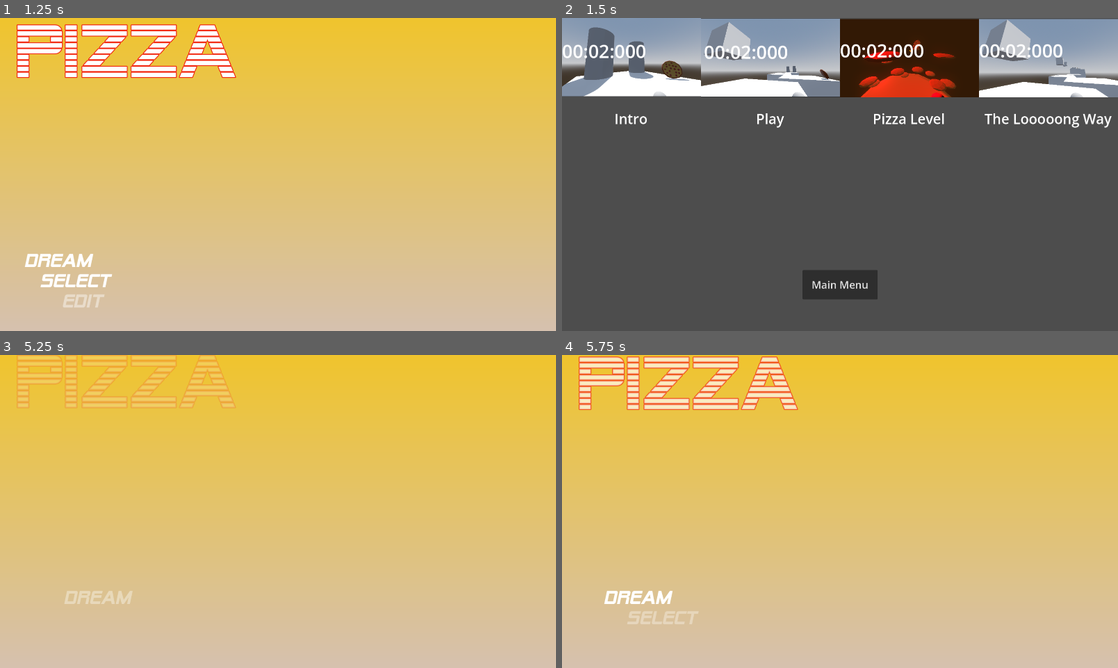
Above: before the commit, frames 1-4 (two rows, left to right).
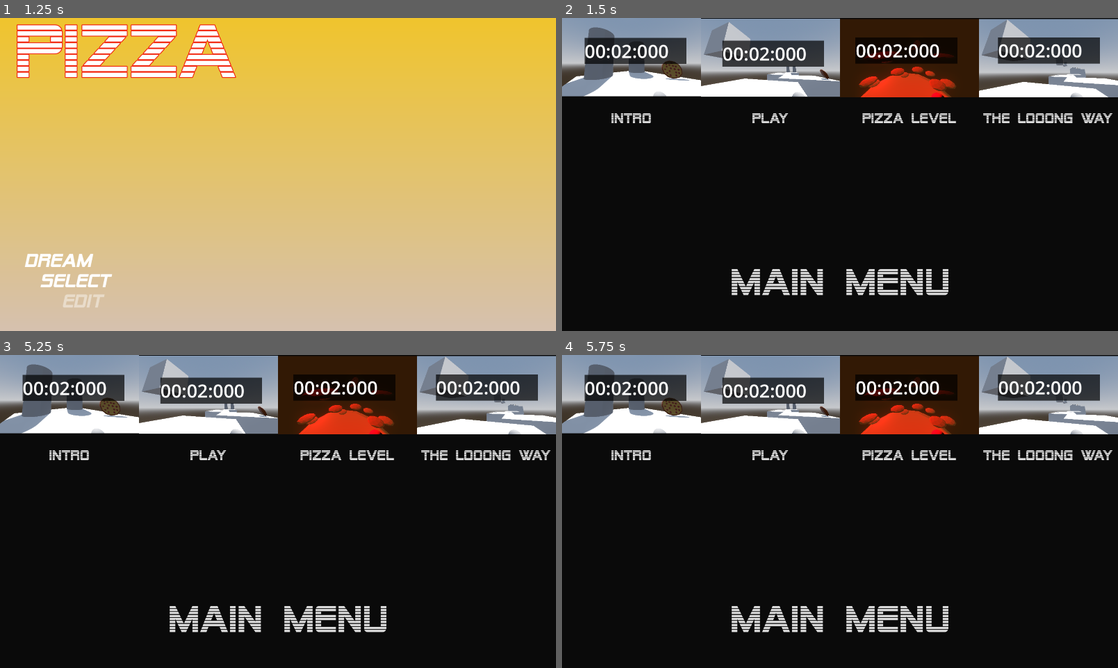
Above: after the commit, the same moments.

Repository: MattCharles/Dreams
Game: Godot game, scene res://Scenes/menu.tscn
Same seed, same stepped clock (60 frames per second), same inputs: the game is played once before the commit and once after it. Sound files missing from this copy of the repository are replaced by a short silence.
Inputs (mouse positions are in pixels of both pictures, inside the frame that each line leads up to):
- Up to frame 1 (1.25 s): move the mouse to (400, 158) at 0.52 s; press the mouse at (400, 158) at 0.53 s; hold D (right) from 0.53 s (still down); tap Space (jump) at 0.77 s
- Up to frame 2 (1.5 s): release D (right) at 1.25 s; release the mouse at (962, 158) at 1.25 s; click "Select" at 1.25 s
- Up to frame 3 (5.25 s): click (66, 392) at 2 s; click (211, 395) at 2.75 s; click (344, 395) at 3.5 s; click (489, 395) at 4.25 s; click "Main Menu" at 5 s
- Up to frame 4 (5.75 s): no input

Frame 1 is identical in both runs. In frame 2, 81% of the frame differs, in the area x 0-100%, y 0-100%; in frame 3, 100%; in frame 4, 100%.

Commit message:
Gave the menu a little more zhuzh

Diff:
--- a/Scenes/LevelSelect.tscn
+++ b/Scenes/LevelSelect.tscn
@@ -7,6 +7,7 @@
 [ext_resource type="PackedScene" uid="uid://wadcbm6iue3p" path="res://Scenes/speedrun_timer.tscn" id="4_mybxu"]
 [ext_resource type="Texture2D" uid="uid://dpowyl24slmx" path="res://Assets/2d/level_previews/matt.png" id="5_7xt6d"]
 [ext_resource type="Texture2D" uid="uid://bwmch2oym1r72" path="res://Assets/2d/level_previews/the_long_way.png" id="7_fkvst"]
+[ext_resource type="FontFile" uid="uid://cwy1n1rvwjg5r" path="res://Fonts/AlienEncounters/SFAlienEncounters.ttf" id="8_ncmuh"]
 
 [sub_resource type="LabelSettings" id="LabelSettings_4idcl"]
 font_size = 48
@@ -60,6 +61,8 @@
 offset_right = 477.0
 offset_bottom = -148.5
 grow_vertical = 2
+theme_override_fonts/font = ExtResource("8_ncmuh")
+theme_override_font_sizes/font_size = 28
 text = "Intro"
 label_settings = SubResource("LabelSettings_4idcl")
 horizontal_alignment = 1
@@ -67,9 +70,21 @@
 
 [node name="SpeedrunTimer" parent="HBoxContainer/Level1" instance=ExtResource("4_mybxu")]
 layout_mode = 1
+offset_left = 78.0
 offset_top = 69.0
+offset_right = 343.4
 offset_bottom = 71.52
 
+[node name="ColorRect" type="ColorRect" parent="HBoxContainer/Level1/SpeedrunTimer"]
+show_behind_parent = true
+layout_mode = 1
+anchors_preset = 15
+anchor_right = 1.0
+anchor_bottom = 1.0
+grow_horizontal = 2
+grow_vertical = 2
+color = Color(0, 0, 0, 0.698039)
+
 [node name="Level2" type="Control" parent="HBoxContainer"]
 layout_mode = 2
 size_flags_horizontal = 3
@@ -96,6 +111,8 @@
 offset_right = 477.0
 offset_bottom = -148.5
 grow_vertical = 2
+theme_override_fonts/font = ExtResource("8_ncmuh")
+theme_override_font_sizes/font_size = 28
 text = "Play"
 label_settings = SubResource("LabelSettings_4idcl")
 horizontal_alignment = 1
@@ -103,10 +120,20 @@
 
 [node name="SpeedrunTimer" parent="HBoxContainer/Level2" instance=ExtResource("4_mybxu")]
 layout_mode = 1
-offset_left = 10.0
-offset_top = 72.0
-offset_right = 275.4
-offset_bottom = 74.52
+offset_left = 74.0
+offset_top = 78.0
+offset_right = 339.4
+offset_bottom = 80.52
+
+[node name="ColorRect2" type="ColorRect" parent="HBoxContainer/Level2/SpeedrunTimer"]
+show_behind_parent = true
+layout_mode = 1
+anchors_preset = 15
+anchor_right = 1.0
+anchor_bottom = 1.0
+grow_horizontal = 2
+grow_vertical = 2
+color = Color(0, 0, 0, 0.698039)
 
 [node name="Level3" type="Control" parent="HBoxContainer"]
 layout_mode = 2
@@ -134,6 +161,8 @@
 offset_right = 477.0
 offset_bottom = -148.5
 grow_vertical = 2
+theme_override_fonts/font = ExtResource("8_ncmuh")
+theme_override_font_sizes/font_size = 28
 text = "Pizza Level
 "
 label_settings = SubResource("LabelSettings_4idcl")
@@ -142,9 +171,21 @@
 
 [node name="SpeedrunTimer" parent="HBoxContainer/Level3" instance=ExtResource("4_mybxu")]
 layout_mode = 1
+offset_left = 54.0
 offset_top = 67.0
+offset_right = 319.4
 offset_bottom = 69.52
 
+[node name="ColorRect3" type="ColorRect" parent="HBoxContainer/Level3/SpeedrunTimer"]
+show_behind_parent = true
+layout_mode = 1
+anchors_preset = 15
+anchor_right = 1.0
+anchor_bottom = 1.0
+grow_horizontal = 2
+grow_vertical = 2
+color = Color(0, 0, 0, 0.698039)
+
 [node name="Level4" type="Control" parent="HBoxContainer"]
 layout_mode = 2
 size_flags_horizontal = 3
@@ -171,7 +212,9 @@
 offset_right = 477.0
 offset_bottom = -148.5
 grow_vertical = 2
-text = "The Looooong Way
+theme_override_fonts/font = ExtResource("8_ncmuh")
+theme_override_font_sizes/font_size = 28
+text = "The Looong Way
 "
 label_settings = SubResource("LabelSettings_4idcl")
 horizontal_alignment = 1
@@ -179,8 +222,20 @@
 
 [node name="SpeedrunTimer" parent="HBoxContainer/Level4" instance=ExtResource("4_mybxu")]
 layout_mode = 1
+offset_left = 66.0
 offset_top = 67.0
+offset_right = 331.4
 offset_bottom = 69.52
+
+[node name="ColorRect4" type="ColorRect" parent="HBoxContainer/Level4/SpeedrunTimer"]
+show_behind_parent = true
+layout_mode = 1
+anchors_preset = 15
+anchor_right = 1.0
+anchor_bottom = 1.0
+grow_horizontal = 2
+grow_vertical = 2
+color = Color(0, 0, 0, 0.698039)
 
 [node name="MainMenu" type="Button" parent="."]
 layout_mode = 1
@@ -196,7 +251,20 @@
 grow_horizontal = 2
 grow_vertical = 0
 theme = SubResource("Theme_lg5pc")
+theme_override_fonts/font = ExtResource("8_ncmuh")
+theme_override_font_sizes/font_size = 128
 text = "Main Menu"
+flat = true
+
+[node name="Background" type="ColorRect" parent="."]
+show_behind_parent = true
+layout_mode = 1
+anchors_preset = 15
+anchor_right = 1.0
+anchor_bottom = 1.0
+grow_horizontal = 2
+grow_vertical = 2
+color = Color(0, 0, 0, 0.870588)
 
 [connection signal="pressed" from="HBoxContainer/Level1/Level1Button" to="." method="_on_pizza_level_button_pressed"]
 [connection signal="pressed" from="MainMenu" to="." method="_on_main_menu_pressed"]
Not shown: 1 places in Scenes/LevelSelect.tscn that only renumber resources
